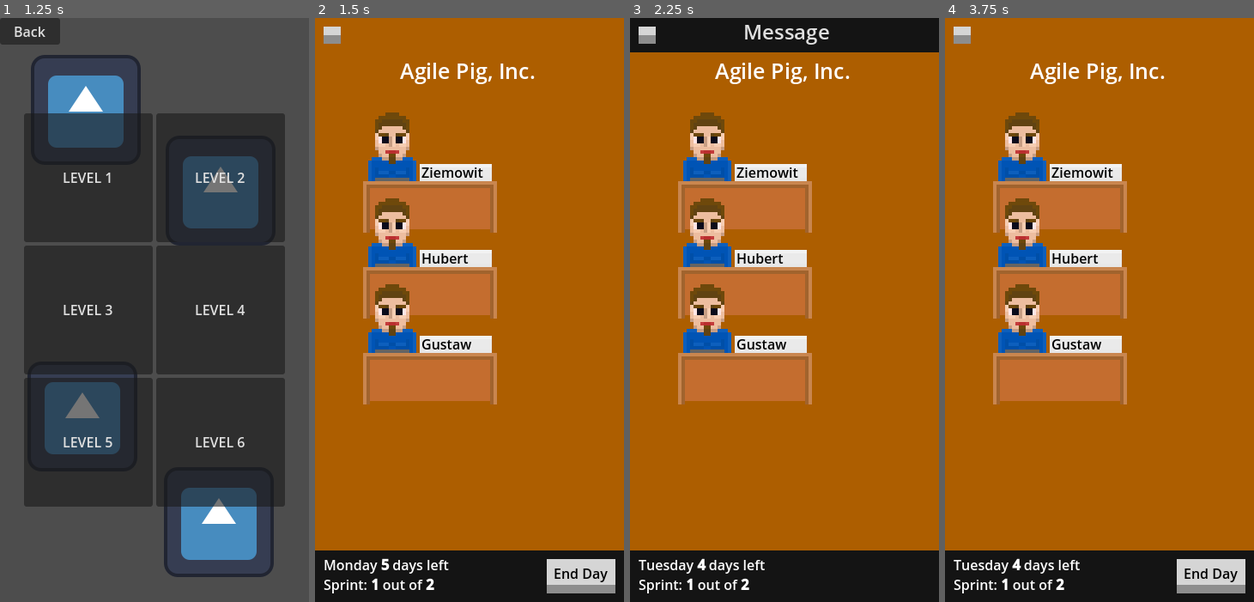
Above: before the commit, frames 1-4 (left to right).
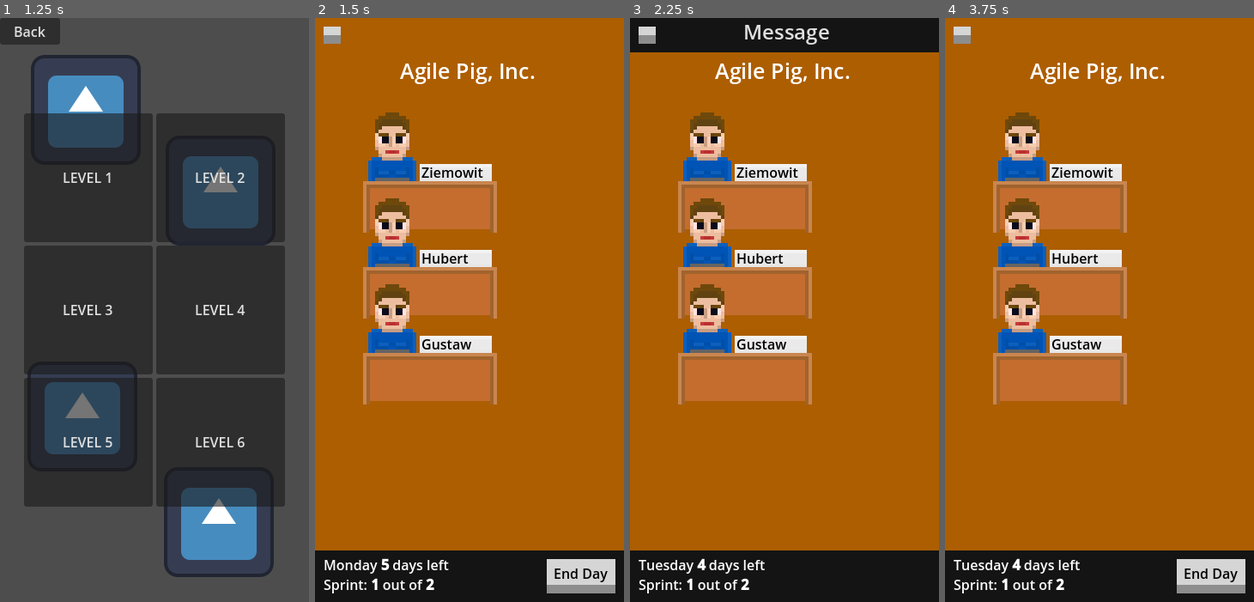
Above: after the commit, the same moments.

Repository: ltbk2023/pig
Game: Godot game, scene res://main.tscn
Two runs of this game, one before a commit and one after it. Both use one fixed random seed, a clock stepped at 60 frames per second and the inputs below. The engine's default icon, where the game draws it, is replaced by a stand-in: a white triangle on a blue panel in a dark square.
Inputs:
- Up to frame 1 (1.25 s): click "Play" at 0.5 s
- Up to frame 2 (1.5 s): click "LEVEL 1" at 1.25 s
- Up to frame 3 (2.25 s): click "End Day" at 2 s
- Up to frame 4 (3.75 s): click "Message" at 2.75 s; click "Buy Hubert a cupcake" at 3.5 s

Frame 1 is identical in both runs. In frame 2, 0.1% of the frame differs, in the area x 23-27%, y 23-55%; in frame 3, 0.1%; in frame 4, 0.1%.

Commit message:
PIG-242: Employee Visual Saving and Loading

Diff:
--- a/PIG/employee/employee.gd
+++ b/PIG/employee/employee.gd
@@ -185,7 +185,8 @@
 		"base testing": __base_testing,
 		"base morale": __base_morale,
 		"assigned to": assigned_task_name,
-		"description": $Extended/Description.text
+		"description": $Extended/Description.text,
+		"visuals": $Sprite.to_json()
 	}
 	return dictionary
 
@@ -197,6 +198,12 @@
 		__base_morale = dict["base morale"]
 		name = dict["name"]
 		$Extended/Description.text = dict["description"]
+
+		# every value from visuals will overwrite it's counterpart from presets
+		if dict.has("presets"):
+			$Sprite.configure_from_presets(dict["presets"])
+		if dict.has("visuals"):
+			$Sprite.configure_visuals(dict["visuals"])
 		return true
 	return false
 
--- a/PIG/employee/employee.tscn
+++ b/PIG/employee/employee.tscn
@@ -1465,7 +1465,6 @@
 laptop_1 = Color(0.392157, 0.392157, 0.392157, 1)
 laptop_2 = Color(1, 0, 0.4, 1)
 hair_front = 1
-beard = 1
 clothes = 3
 detail = 2
 laptop = 1
@@ -1638,14 +1637,13 @@
 texture = ExtResource("10_v2cfx")
 hframes = 2
 vframes = 8
-frame = 4
 
 [node name="Hair2" type="Sprite2D" parent="Sprite/BeardUD"]
 modulate = Color(0.380392, 0.262745, 0.0705882, 1)
 texture = ExtResource("10_v2cfx")
 hframes = 2
 vframes = 8
-frame = 5
+frame = 1
 
 [node name="Body" type="Node2D" parent="Sprite"]
 position = Vector2(0, 10.5)
--- a/PIG/employee/sprites/employee_sprite.gd
+++ b/PIG/employee/sprites/employee_sprite.gd
@@ -382,3 +382,180 @@
 	up = true
 	laptop_open = false
 	bubble = false
+
+var skin_color_key = "skin_color"
+var hair_color_key = "hair_color"
+var lips_color_key = "lips_color"
+var eyeball_color_key = "eyeball_color"
+var iris_color_key = "iris_color"
+var clothes_color_key = "clothes_color"
+var desk_color_key = "desk_color"
+var laptop_color_key = "laptop_color"
+
+var nose_model_key = "nose_model"
+var hair_front_model_key = "hair_front_model"
+var hair_back_model_key = "hair_back_model"
+var beard_model_key = "beard_model"
+var body_model_key = "body_model"
+var clothes_model_key = "clothes_model"
+var detail_model_key = "detail_model"
+var desk_model_key = "desk_model"
+var laptop_model_key = "laptop_model"
+
+func __make_key(key:String,number:int):
+	return key+"_"+str(number)
+
+func __get_if_contain(dict:Dictionary,key:String,number:int=-1):
+	if number >-1:
+		key = __make_key(key,number)
+	return dict.get(key)
+
+# load visualization from dictionary
+# if key is not present in the dictionary value will be skiped
+func configure_visuals(dict:Dictionary):
+	var value = __get_if_contain(dict,skin_color_key,1)
+	if value != null:
+		skin_1 = Color.from_string(value,skin_1)
+	value = __get_if_contain(dict,skin_color_key,2)
+	if value != null:
+		skin_2 = Color.from_string(value,skin_2)
+	value = __get_if_contain(dict,skin_color_key,3)
+	if value != null:
+		skin_3 = Color.from_string(value,skin_3)
+
+	value = __get_if_contain(dict,hair_color_key,1)
+	if value != null:
+		hair_1 = Color.from_string(value,hair_1)
+	value = __get_if_contain(dict,hair_color_key,2)
+	if value != null:
+		hair_2 = Color.from_string(value,hair_2)
+
+	value = __get_if_contain(dict,lips_color_key,1)
+	if value != null:
+		lips_1 = Color.from_string(value,lips_1)
+	value = __get_if_contain(dict,lips_color_key,2)
+	if value != null:
+		lips_2 = Color.from_string(value,lips_2)
+
+	value = __get_if_contain(dict,clothes_color_key,1)
+	if value != null:
+		clothes1 = Color.from_string(value,clothes1)
+	value = __get_if_contain(dict,clothes_color_key,2)
+	if value != null:
+		clothes2 = Color.from_string(value,clothes2)
+	value = __get_if_contain(dict,clothes_color_key,3)
+	if value != null:
+		clothes3 = Color.from_string(value,clothes3)
+
+	value = __get_if_contain(dict,desk_color_key,1)
+	if value != null:
+		desk_1 = Color.from_string(value,desk_1)
+	value = __get_if_contain(dict,desk_color_key,2)
+	if value != null:
+		desk_2 = Color.from_string(value,desk_2)
+	value = __get_if_contain(dict,desk_color_key,3)
+	if value != null:
+		desk_3 = Color.from_string(value,desk_3)
+
+	value = __get_if_contain(dict,laptop_color_key,1)
+	if value != null:
+		laptop_1 = Color.from_string(value,laptop_1)
+	value = __get_if_contain(dict,laptop_color_key,2)
+	if value != null:
+		laptop_2 = Color.from_string(value,laptop_2)
+
+	value = dict.get(eyeball_color_key)
+	if value != null:
+		eyeball = Color.from_string(value,eyeball)
+	value = dict.get(iris_color_key)
+	if value != null:
+		iris = Color.from_string(value,iris)
+
+	value = dict.get(nose_model_key)
+	if value != null:
+		nose = value
+
+	value = dict.get(hair_front_model_key)
+	if value != null:
+		hair_front = value
+	value = dict.get(hair_back_model_key)
+	if value != null:
+		hair_back = value
+	value = dict.get(beard_model_key)
+	if value != null:
+		beard = value
+	value = dict.get(body_model_key)
+	if value != null:
+		body = value
+	value = dict.get(clothes_model_key)
+	if value != null:
+		clothes = value
+	value = dict.get(detail_model_key)
+	if value != null:
+		detail = value
+	value = dict.get(desk_model_key)
+	if value != null:
+		desk = value
+	value = dict.get(laptop_model_key)
+	if value != null:
+		laptop = value
+
+# configure visuals besed on given dictionary of presets
+# key represents resource it is loaded from
+# value number of the preset
+# if value is null or out of range preset is randomly selected
+# dictionary can contain may key-value pairs
+# if preset contains overlaping values
+# final values are selected in not determinstic way
+func configure_from_presets(dict:Dictionary):
+	var new_dict = Dictionary()
+
+	for p in dict:
+		var preset:Array = load(p).data
+		var value = dict[p]
+		if (not value is int) or value < 0 or value >=preset.size():
+			value = randi_range(0,preset.size()-1)
+		new_dict.merge(preset[value])
+
+	configure_visuals(new_dict)
+
+# save visualization to dictionary
+# visualization can be loaded via configure_visuals()
+func to_json():
+	var dict = Dictionary()
+
+	dict[__make_key(skin_color_key,1)] = skin_1.to_html()
+	dict[__make_key(skin_color_key,2)] = skin_2.to_html()
+	dict[__make_key(skin_color_key,3)] = skin_3.to_html()
+
+	dict[__make_key(hair_color_key,1)] = hair_1.to_html()
+	dict[__make_key(hair_color_key,2)] = hair_2.to_html()
+
+	dict[__make_key(lips_color_key,1)] = lips_1.to_html()
+	dict[__make_key(lips_color_key,2)] = lips_2.to_html()
+
+	dict[__make_key(clothes_color_key,1)] = clothes1.to_html()
+	dict[__make_key(clothes_color_key,2)] = clothes2.to_html()
+	dict[__make_key(clothes_color_key,3)] = clothes3.to_html()
+
+	dict[__make_key(desk_color_key,1)] = desk_1.to_html()
+	dict[__make_key(desk_color_key,2)] = desk_2.to_html()
+	dict[__make_key(desk_color_key,3)] = desk_3.to_html()
+
+	dict[__make_key(laptop_color_key,1)] = laptop_1.to_html()
+	dict[__make_key(laptop_color_key,2)] = laptop_2.to_html()
+
+	dict[eyeball_color_key] = eyeball.to_html()
+	dict[iris_color_key] = iris.to_html()
+
+	dict[nose_model_key] = nose
+	dict[hair_front_model_key] = hair_front
+	dict[hair_back_model_key] = hair_back
+	dict[beard_model_key] = beard
+	dict[body_model_key] = body
+	dict[clothes_model_key] = clothes
+	dict[detail_model_key] = detail
+	dict[desk_model_key] = desk
+	dict[laptop_model_key] = laptop
+
+	return dict
